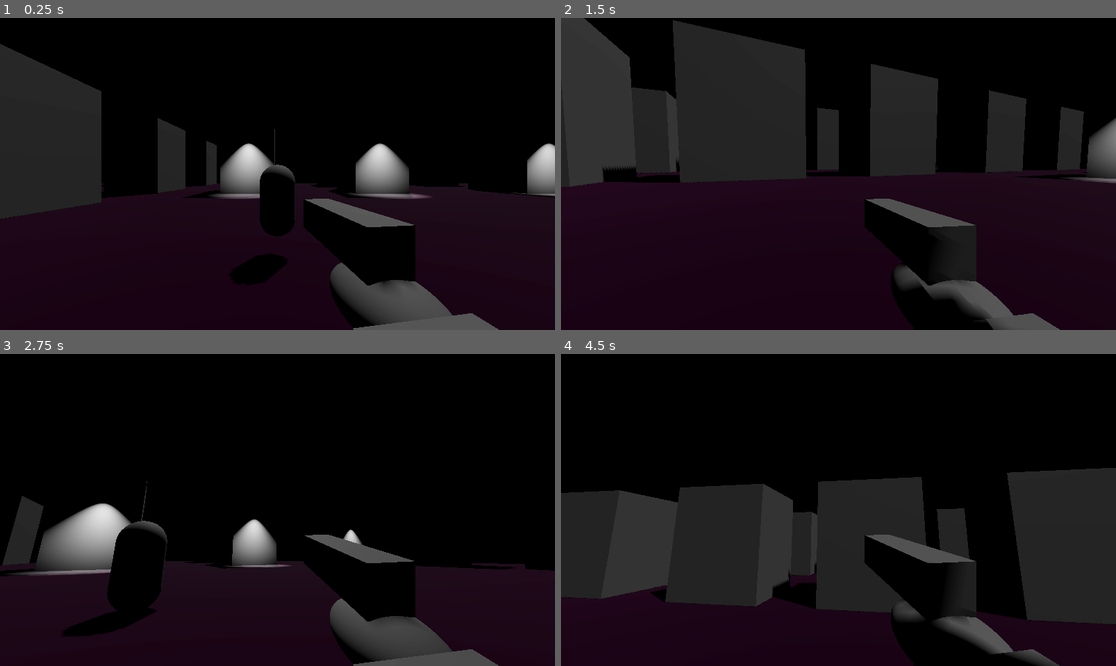
Above: before the commit, frames 1-4 (two rows, left to right).
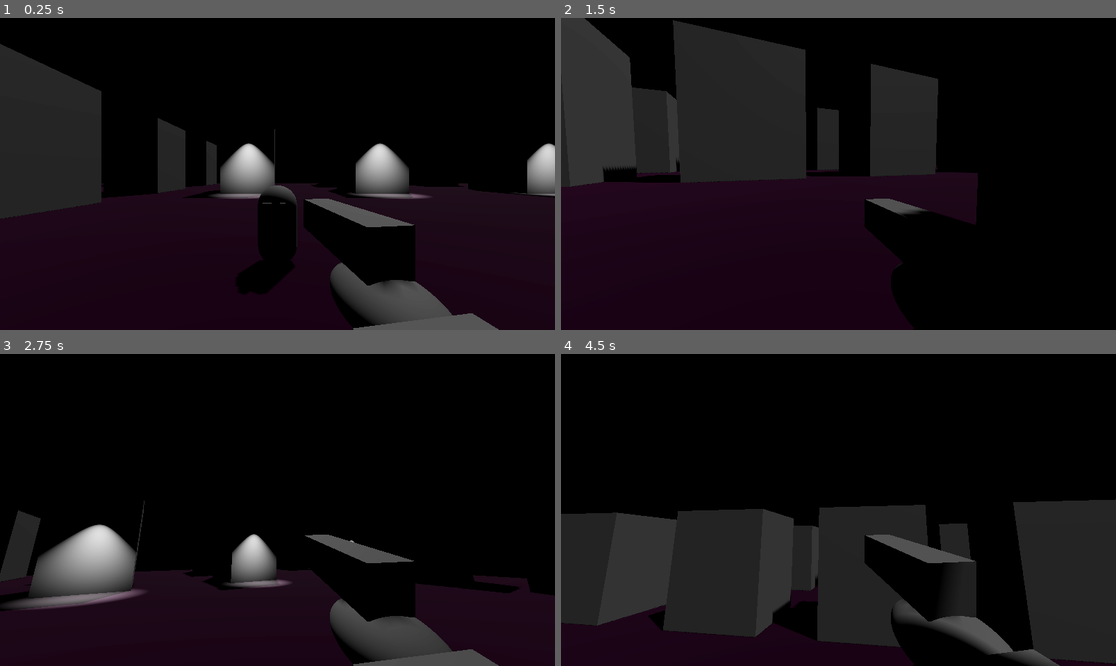
Above: after the commit, the same moments.

Repository: jrunion/git_2025fps
Game: Godot game, scene res://level_1.tscn
Same seed, same stepped clock (60 frames per second), same inputs: the game is played once before the commit and once after it.
Inputs (mouse positions are in pixels of both pictures, inside the frame that each line leads up to):
- Up to frame 1 (0.25 s): no input
- Up to frame 2 (1.5 s): tap Enter (ui_accept) at 0.5, 0.77 s; move the mouse to (866, 174) at 0.52 s; move the mouse to (810, 174) at 1.27 s
- Up to frame 3 (2.75 s): tap Enter (ui_accept) at 1.52 s; move the mouse to (288, 503) at 2.02 s
- Up to frame 4 (4.5 s): move the mouse to (832, 516) at 2.77 s; tap Enter (ui_accept) at 3.02, 3.77, 4.25 s; move the mouse to (877, 513) at 3.52 s; move the mouse to (794, 506) at 4.27 s

The runs differ from the first frame. In frame 1, 1.2% of the frame differs, in the area x 41-54%, y 46-84%; in frame 2, 17%, in the area x 2-100%, y 0-100%; in frame 3, 10%; in frame 4, 16%.

Commit message:
Started State Machine Scripts
Started the scripts that will manage enemy states

Diff:
--- a/Scripts/enemy.gd
+++ b/Scripts/enemy.gd
@@ -13,7 +13,7 @@
 
 #called when node enters scene tree for the first time
 func _ready():
-	detectedPlayer = false
+	detectedPlayer = true
 	player = get_node(player_path)
 
 
--- /dev/null
+++ b/Scripts/state_enemy.gd
@@ -0,0 +1,15 @@
+extends Node
+class_name State
+signal Transitioned(state: State, new_state_name: String)
+
+func enter():
+	pass
+
+func exit():
+	pass
+
+func process(_delta: float):
+	pass
+
+func _physics_process(delta: float):
+	pass
--- /dev/null
+++ b/Scripts/state_machine_enemy.gd
@@ -0,0 +1,38 @@
+extends Node
+class_name StateMachine
+
+@export var InitialState: State
+
+var current_state: State = null
+var states: Dictionary = {}
+
+
+func _ready() -> void:
+	for child in get_children():
+		if child is State:
+			states[child.name.to_lower()] = child
+			child.Transitioned.connect(on_child_transitioned)
+	if InitialState:
+		current_state = InitialState
+		InitialState.enter()
+
+
+func _process(delta: float) -> void:
+	if current_state:
+		current_state.process(delta)
+
+func _physics_process(delta: float) -> void:
+	if current_state:
+		current_state.process(delta)
+
+
+func on_child_transitioned(state, new_state_name):
+	if state != current_state:
+		return
+
+	var new_state = states[new_state_name.to_lower()]
+
+	if current_state:
+		current_state.exit()
+
+	new_state.enter()
--- a/level_1.tscn
+++ b/level_1.tscn
@@ -1,8 +1,9 @@
-[gd_scene load_steps=17 format=3 uid="uid://jpvtct2x8lv"]
+[gd_scene load_steps=18 format=3 uid="uid://jpvtct2x8lv"]
 
 [ext_resource type="Script" uid="uid://3xjj2xovho60" path="res://Scripts/player.gd" id="1_hbghi"]
 [ext_resource type="Script" uid="uid://feqyd778pir5" path="res://Scripts/world.gd" id="1_hn12h"]
 [ext_resource type="Script" uid="uid://b5sexq6om6lwh" path="res://Scripts/enemy.gd" id="2_hbghi"]
+[ext_resource type="Script" uid="uid://bklkxl2577bn5" path="res://Scripts/state_enemy.gd" id="3_ihfcg"]
 
 [sub_resource type="ProceduralSkyMaterial" id="ProceduralSkyMaterial_ilcil"]
 sky_top_color = Color(0, 0, 0, 1)
@@ -246,6 +247,9 @@
 debug_shape_custom_color = Color(0.953222, 4.81308e-05, 0.702386, 1)
 debug_shape_thickness = 4
 
+[node name="StateTracker" type="Node" parent="enemy"]
+script = ExtResource("3_ihfcg")
+
 [node name="Player" type="CharacterBody3D" parent="."]
 transform = Transform3D(1, 0, 0, 0, 1, 0, 0, 0, 1, 0, 1.94849, 0)
 script = ExtResource("1_hbghi")
Not shown, added: Scripts/state_enemy.gd.uid
Not shown, added: Scripts/state_machine_enemy.gd.uid
